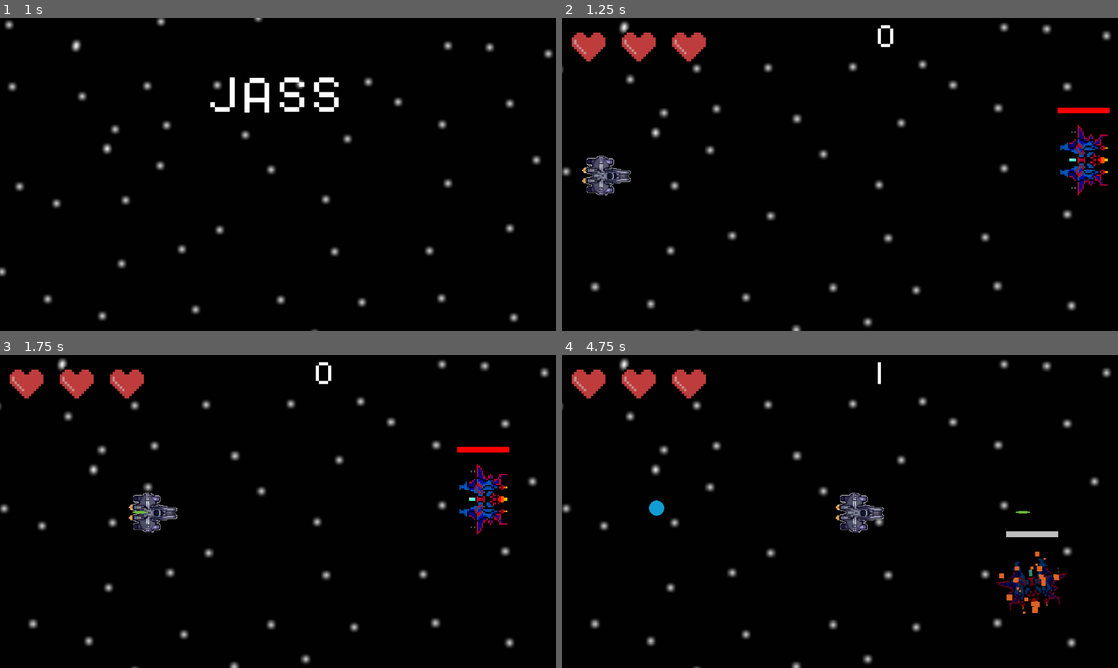
Above: before the commit, frames 1-4 (two rows, left to right).
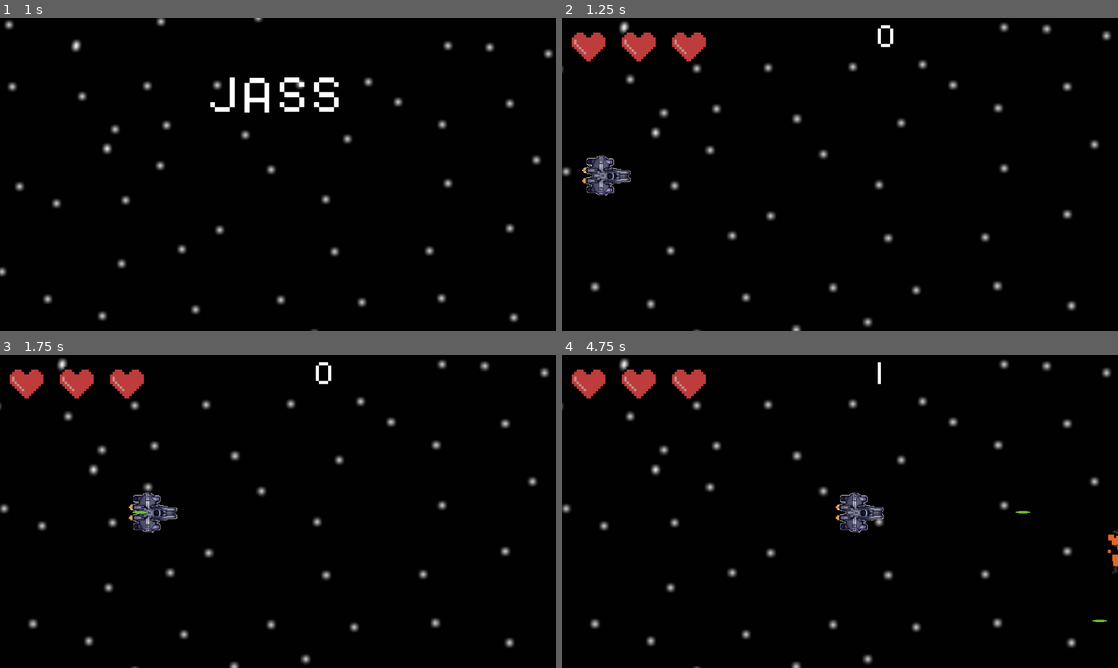
Above: after the commit, the same moments.

Repository: cofeek-codes/Space-Strike
Game: Godot game, scene res://scenes/ui/main_menu.tscn
The game is run twice, just before and just after one commit, with the same random seed, the same clock (stepped at 60 frames per second) and the same inputs.
Inputs (mouse positions are in pixels of both pictures, inside the frame that each line leads up to):
- Up to frame 1 (1 s): click (300, 212) at 0.5 s
- Up to frame 2 (1.25 s): no input
- Up to frame 3 (1.75 s): move the mouse to (400, 495) at 1.27 s; hold D (move_right) from 1.28 s (still down); click (400, 495) at 1.35 s
- Up to frame 4 (4.75 s): move the mouse to (728, 527) at 2.02 s; release D (move_right) at 2.03 s; hold S (move_down) 2.03-2.78 s; click (728, 527) at 2.1 s; move the mouse to (895, 442) at 2.77 s; hold D (move_right) 2.78-3.53 s; click (895, 442) at 2.85 s; move the mouse to (812, 574) at 3.52 s; hold W (move_up) 3.53-4.28 s; click (812, 574) at 3.6 s; move the mouse to (1006, 558) at 4.27 s; hold A (move_left) from 4.28 s (still down); click (1006, 558) at 4.35 s

Frame 1 is identical in both runs. In frame 2, 0.9% of the frame differs, in the area x 89-99%, y 28-57%; in frame 3, 0.9%; in frame 4, 1.3%, in the area x 15-100%, y 46-86%.

Commit message:
curve enemy fully work

Diff:
--- a/scenes/enemies/_enemies/curve_enemy.tscn
+++ b/scenes/enemies/_enemies/curve_enemy.tscn
@@ -172,6 +172,130 @@
 
 [sub_resource type="StyleBoxFlat" id="StyleBoxFlat_34sev"]
 bg_color = Color(1, 0, 0, 1)
+
+[sub_resource type="Animation" id="Animation_jtnyu"]
+length = 0.001
+tracks/0/type = "value"
+tracks/0/imported = false
+tracks/0/enabled = true
+tracks/0/path = NodePath(".:position")
+tracks/0/interp = 1
+tracks/0/loop_wrap = true
+tracks/0/keys = {
+"times": PackedFloat32Array(0),
+"transitions": PackedFloat32Array(1),
+"update": 0,
+"values": [Vector2(323.334, -179.999)]
+}
+tracks/1/type = "value"
+tracks/1/imported = false
+tracks/1/enabled = true
+tracks/1/path = NodePath(".:self_modulate")
+tracks/1/interp = 1
+tracks/1/loop_wrap = true
+tracks/1/keys = {
+"times": PackedFloat32Array(0),
+"transitions": PackedFloat32Array(1),
+"update": 0,
+"values": [Color(1, 1, 1, 0)]
+}
+tracks/2/type = "value"
+tracks/2/imported = false
+tracks/2/enabled = true
+tracks/2/path = NodePath(".:value")
+tracks/2/interp = 1
+tracks/2/loop_wrap = true
+tracks/2/keys = {
+"times": PackedFloat32Array(0),
+"transitions": PackedFloat32Array(1),
+"update": 0,
+"values": [0.0]
+}
+
+[sub_resource type="Animation" id="Animation_ix8xi"]
+resource_name = "appear_and_reduce"
+tracks/0/type = "value"
+tracks/0/imported = false
+tracks/0/enabled = true
+tracks/0/path = NodePath(".:position")
+tracks/0/interp = 1
+tracks/0/loop_wrap = true
+tracks/0/keys = {
+"times": PackedFloat32Array(0, 0.5),
+"transitions": PackedFloat32Array(1, 1),
+"update": 0,
+"values": [Vector2(123.334, -180), Vector2(323.334, -179.999)]
+}
+tracks/1/type = "value"
+tracks/1/imported = false
+tracks/1/enabled = true
+tracks/1/path = NodePath(".:self_modulate")
+tracks/1/interp = 1
+tracks/1/loop_wrap = true
+tracks/1/keys = {
+"times": PackedFloat32Array(0, 0.5),
+"transitions": PackedFloat32Array(1, 1),
+"update": 0,
+"values": [Color(1, 1, 1, 0), Color(1, 1, 1, 1)]
+}
+tracks/2/type = "value"
+tracks/2/imported = false
+tracks/2/enabled = true
+tracks/2/path = NodePath(".:value")
+tracks/2/interp = 1
+tracks/2/loop_wrap = true
+tracks/2/keys = {
+"times": PackedFloat32Array(0.5, 1),
+"transitions": PackedFloat32Array(1, 1),
+"update": 0,
+"values": [2.0, 1.0]
+}
+
+[sub_resource type="Animation" id="Animation_teceo"]
+resource_name = "reduce_and_disappear"
+tracks/0/type = "value"
+tracks/0/imported = false
+tracks/0/enabled = true
+tracks/0/path = NodePath(".:value")
+tracks/0/interp = 1
+tracks/0/loop_wrap = true
+tracks/0/keys = {
+"times": PackedFloat32Array(0, 0.5),
+"transitions": PackedFloat32Array(1, 1),
+"update": 0,
+"values": [1.0, 0.0]
+}
+tracks/1/type = "value"
+tracks/1/imported = false
+tracks/1/enabled = true
+tracks/1/path = NodePath(".:position")
+tracks/1/interp = 1
+tracks/1/loop_wrap = true
+tracks/1/keys = {
+"times": PackedFloat32Array(0.5, 1),
+"transitions": PackedFloat32Array(1, 1),
+"update": 0,
+"values": [Vector2(323.334, -179.999), Vector2(123.334, -180)]
+}
+tracks/2/type = "value"
+tracks/2/imported = false
+tracks/2/enabled = true
+tracks/2/path = NodePath(".:self_modulate")
+tracks/2/interp = 1
+tracks/2/loop_wrap = true
+tracks/2/keys = {
+"times": PackedFloat32Array(0.5, 1),
+"transitions": PackedFloat32Array(1, 1),
+"update": 0,
+"values": [Color(1, 1, 1, 1), Color(1, 1, 1, 0)]
+}
+
+[sub_resource type="AnimationLibrary" id="AnimationLibrary_2engm"]
+_data = {
+"RESET": SubResource("Animation_jtnyu"),
+"appear_and_reduce": SubResource("Animation_ix8xi"),
+"reduce_and_disappear": SubResource("Animation_teceo")
+}
 
 [node name="CurveEnemy" type="Area2D" groups=["enemies"]]
 rotation = -1.5708
@@ -212,6 +336,7 @@
 }
 
 [node name="HealthBar" type="ProgressBar" parent="."]
+self_modulate = Color(1, 1, 1, 0)
 offset_left = 323.334
 offset_top = -179.999
 offset_right = 362.334
@@ -223,5 +348,11 @@
 fill_mode = 2
 show_percentage = false
 
+[node name="HPAnimationPlayer" type="AnimationPlayer" parent="HealthBar"]
+libraries = {
+"": SubResource("AnimationLibrary_2engm")
+}
+speed_scale = 1.5
+
 [connection signal="area_entered" from="." to="." method="_on_area_entered"]
 [connection signal="timeout" from="ShootCoolDownTimer" to="." method="_on_shoot_cool_down_timer_timeout"]
--- a/scenes/main/game.tscn
+++ b/scenes/main/game.tscn
@@ -1,11 +1,10 @@
-[gd_scene load_steps=7 format=3 uid="uid://d2srv830ah0a5"]
+[gd_scene load_steps=6 format=3 uid="uid://d2srv830ah0a5"]
 
 [ext_resource type="Texture2D" uid="uid://bidl06v5fr0ip" path="res://assets/game/background.jpg" id="1_5su6y"]
 [ext_resource type="PackedScene" uid="uid://c475vp2gxr3q2" path="res://scenes/player/player.tscn" id="2_pe4lf"]
 [ext_resource type="PackedScene" uid="uid://tqna3almfkmy" path="res://scenes/enemies/enemy_spawner.tscn" id="3_pij6b"]
 [ext_resource type="PackedScene" uid="uid://d2xckmbbw3qnl" path="res://scenes/game_ui/healthbar.tscn" id="4_ms05x"]
 [ext_resource type="PackedScene" uid="uid://cy6ltlhn2n88p" path="res://scenes/game_ui/score.tscn" id="5_14cxf"]
-[ext_resource type="PackedScene" uid="uid://c017vfwykfhoy" path="res://scenes/enemies/_enemies/curve_enemy.tscn" id="6_bnwte"]
 
 [node name="Game" type="Node2D"]
 
@@ -18,7 +17,6 @@
 position = Vector2(90, 324)
 
 [node name="EnemySpawner" parent="." instance=ExtResource("3_pij6b")]
-process_mode = 4
 position = Vector2(1188, 326)
 
 [node name="HealthBar" parent="." instance=ExtResource("4_ms05x")]
@@ -38,6 +36,3 @@
 grow_horizontal = 2
 size_flags_horizontal = 6
 size_flags_vertical = 6
-
-[node name="CurveEnemy" parent="." instance=ExtResource("6_bnwte")]
-position = Vector2(1105, 293)
--- a/scripts/enemies/basic_enemy.gd
+++ b/scripts/enemies/basic_enemy.gd
@@ -27,7 +27,7 @@
 		audio_player.stream = explosion_sfx_stream
 		audio_player.pitch_scale = randf_range(0.5, 1.2)
 		audio_player.play()
-		score.emit_signal('update_score')
+		score.emit_signal('update_score', 1)
 
 
 
--- a/scripts/enemies/curve_enemy.gd
+++ b/scripts/enemies/curve_enemy.gd
@@ -8,6 +8,7 @@
 
 @onready var aim_marker: Marker2D = $AimMarker
 @onready var animation_player: AnimationPlayer = $AnimationPlayer
+@onready var hp_animation_player: AnimationPlayer = $HealthBar/HPAnimationPlayer
 @onready var collider: CollisionPolygon2D = $Collider
 @onready var explosion_particles: GPUParticles2D = $ExplosionPS
 @onready var audio_player: AudioStreamPlayer = $AudioPlayer
@@ -30,17 +31,20 @@
 func die():
 	print_debug("die")
 	animation_player.play('die')
+	hp_animation_player.play('reduce_and_disappear')
 	explosion_particles.restart()
 	audio_player.stream = explosion_sfx_stream
 	audio_player.pitch_scale = randf_range(0.5, 1.2)
 	audio_player.play()
-	score.emit_signal('update_score')
+	score.emit_signal('update_score', 2)
 	await animation_player.animation_finished
 	queue_free()
 
 
 func take_damage():
+	print_debug('take_damage')
 	animation_player.play("hit")
+	hp_animation_player.play('appear_and_reduce')
 	audio_player.stream = hit_sfx_stream
 	audio_player.pitch_scale = randf_range(0.5, 1.2)
 	audio_player.play()
--- a/scripts/enemies/enemy_spawner.gd
+++ b/scripts/enemies/enemy_spawner.gd
@@ -4,7 +4,7 @@
 const ENEMY_SPAWNED_LIMIT = 5
 
 var enemy_scenes: Array = [
-	#preload("res://scenes/enemies/_enemies/basic_enemy.tscn")
+	preload("res://scenes/enemies/_enemies/basic_enemy.tscn"),
 	preload("res://scenes/enemies/_enemies/curve_enemy.tscn")
 ]
 
--- a/scripts/ui/game_ui/score.gd
+++ b/scripts/ui/game_ui/score.gd
@@ -1,6 +1,6 @@
 extends Control
 
-signal update_score
+signal update_score(score: int)
 
 @onready var score_label: Label = $ScoreLabel
 
@@ -15,6 +15,6 @@
 	pass
 
 
-func _on_update_score() -> void:
-	Globals.score += 1
+func _on_update_score(score: int) -> void:
+	Globals.score += score
 	score_label.text = str(Globals.score)
Not shown: 1 places in scenes/enemies/_enemies/curve_enemy.tscn that only renumber resources
